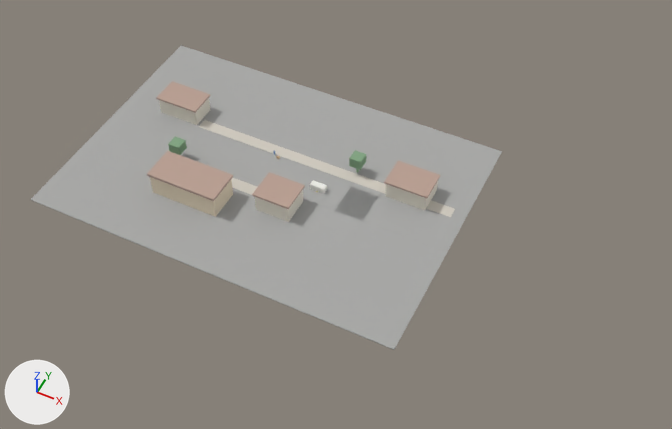
The glTF model Game/Blockout/ouverture-centre-ville.gltf as it was, and as the next commit left it.
Before and after are seen from a 50 mm camera at (128.6, -175.2, 223.6) aimed at (36.7, 8.6, -6.1). Arrows for +X, +Y and +Z are at lower left; the lights stay in place. The older version comes first. Where no turn or scale is listed for an object, it has been applied to the vertices.

In view in the first picture: 'corner_house', 'corner_roof', 'cross_street', 'east_road', 'east_shop', 'east_shop_roof', 'ground', 'school_main', 'school_roof', 'south_sidewalk', 'tree_crown_1', 'tree_crown_2', 'west_shop', 'west_shop_roof' and 2 more.
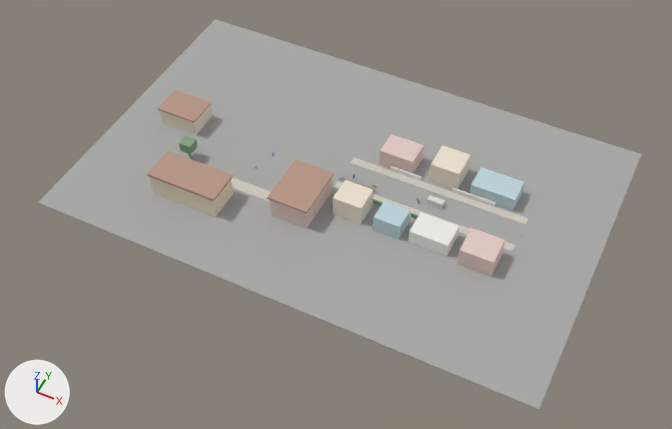
Commit message: Régénérer le blockout en deux plans

Not visible in the pictures: 'child_alley_placeholder', 'k2_placeholder', 'alley_exit_marker'.

What differs and where, as boxes [x1, y1, x2, y2] in the pictures (672 x 429 px):
'ground', moved, rescaled (28% wider, 28% taller): before [30, 45, 502, 350]; after [38, 19, 641, 410]
'east_shop_roof', recoloured, reshaped, moved, rescaled (230% wider, 116% taller): before [384, 161, 440, 198]; after [338, 164, 525, 245]
'corner_roof', recoloured, moved, rescaled (26% wider, 47% taller): before [252, 172, 305, 209]; after [267, 159, 334, 214]
'south_sidewalk', moved, rescaled (29% narrower, 28% shorter): before [199, 120, 455, 217]; after [334, 181, 515, 251]
'east_shop', recoloured, reshaped, moved, rescaled: before [385, 181, 438, 210]; after [351, 158, 528, 225]
'heroine_placeholder', reshaped, moved, rescaled (not visible before): after [457, 228, 505, 277]
'alley_house_south_3', added (pale blue): after [470, 167, 524, 211]
'west_shop_roof', recoloured: [164, 90, 206, 113] in both
'tree_trunk_2', recoloured: [333, 168, 373, 224] in both
'alley_house_south_2', added (pale yellow): after [429, 145, 470, 189]
'corner_house', recoloured, reshaped, moved, rescaled (white to pale pink): before [255, 190, 303, 222]; after [270, 178, 332, 229]
'west_shop', recoloured, moved, rescaled (7% taller): before [159, 98, 210, 125]; after [160, 106, 211, 135]
'tree_crown_1', moved: before [168, 136, 187, 155]; after [179, 136, 198, 155]
'fence_south_2', added: after [452, 187, 496, 206]
'wall_south_1', added: after [390, 166, 422, 181]
'hedge_north_1', added (mostly hidden): after [373, 199, 383, 206]
'ariane_placeholder', unchanged, uncovered by the edit: after [408, 212, 459, 256]

The change, as a list of edits to the scene's bpy script:
```text
Change mat_toit:
    mat_toit.base_color: (0.49, 0.35, 0.29) -> (0.48, 0.31, 0.24)  # beige #baa093 -> beige #b89786
Change me_cube_batiment:
    where me_cube_batiment.from_pydata(...)  # 8 vertices, 12 faces; spans x -0.5..0.5, y -0.5..0.5, z -0.5..0.5
    remove me_cube_batiment.materials.append(mat_batiment)  # white #e7e2d4
    add me_cube_batiment.materials.append(mat_creme)  # pale yellow #ebe1ce
Add me_cube_rose:
    me_cube_rose.from_pydata(...)  # a box spanning x -0.5..0.5, y -0.5..0.5, z -0.5..0.5
    me_cube_rose.materials.append(mat_rose)  # pale pink #e2c8c4
Add me_cube_bleu:
    me_cube_bleu.from_pydata(...)  # a box spanning x -0.5..0.5, y -0.5..0.5, z -0.5..0.5
    me_cube_bleu.materials.append(mat_bleu)  # pale blue #bcd4da
Change ob_ground:
    ob_ground.location: (12.0, 10.0, -0.2) -> (35.0, 20.0, -0.2)
    ob_ground.scale: (130.0, 90.0, 0.3) -> (170.0, 110.0, 0.3)
Change ob_south_sidewalk:
    ob_south_sidewalk.location: (25.0, 21.0, 0.0) -> (64.0, 15.8, 0.0)
    ob_south_sidewalk.scale: (95.0, 4.0, 0.12) -> (62.0, 2.8, 0.12)
Change ob_cross_street:
    ob_cross_street: bpy.data.objects.new('cross_street', me_cube_sol) -> bpy.data.objects.new('cross_street', me_cube_bleu)
Change ob_west_shop:
    ob_west_shop.location: (-31.0, 24.0, 3.2) -> (-28.0, 20.0, 3.2)
    ob_west_shop.scale: (15.0, 9.0, 6.4) -> (14.0, 10.0, 6.4)
Change ob_corner_house:
    ob_corner_house: bpy.data.objects.new('corner_house', me_cube_batiment) -> bpy.data.objects.new('corner_house', me_cube_rose)
    ob_corner_house.location: (21.0, -1.0, 3.4) -> (27.0, 3.0, 4.0)
    ob_corner_house.scale: (12.0, 10.0, 6.8) -> (13.0, 18.0, 8.0)
Change ob_corner_roof:
    ob_corner_roof.location: (21.0, -1.0, 7.1) -> (27.0, 3.0, 8.3)
    ob_corner_roof.scale: (13.0, 11.0, 0.7) -> (14.0, 19.0, 0.7)
Change ob_east_shop:
    ob_east_shop: bpy.data.objects.new('east_shop', me_cube_batiment) -> bpy.data.objects.new('east_shop', me_cube_trottoir)
    ob_east_shop.location: (57.0, 23.0, 3.2) -> (64.0, 28.2, 0.0)
    ob_east_shop.scale: (14.0, 10.0, 6.4) -> (62.0, 2.8, 0.12)
Change ob_east_shop_roof:
    ob_east_shop_roof: bpy.data.objects.new('east_shop_roof', me_cube_toit) -> bpy.data.objects.new('east_shop_roof', me_cube_sol)
    ob_east_shop_roof.location: (57.0, 23.0, 6.7) -> (64.0, 22.0, 0.0)
    ob_east_shop_roof.scale: (15.0, 11.0, 0.6) -> (62.0, 9.0, 0.06)
Change ob_tree_crown_1:
    ob_tree_crown_1.location: (-20.0, 3.0, 5.6) -> (-17.0, 5.0, 5.6)
Change ob_tree_crown_2:
    ob_tree_crown_2: bpy.data.objects.new('tree_crown_2', me_cube_vegetation) -> bpy.data.objects.new('tree_crown_2', me_cube_sol)
Change ob_heroine_placeholder:
    ob_heroine_placeholder: bpy.data.objects.new('heroine_placeholder', me_cube_heroine) -> bpy.data.objects.new('heroine_placeholder', me_cube_rose)
    ob_heroine_placeholder.location: (8.0, 19.0, 0.8) -> (87.0, 7.0, 3.4)
    ob_heroine_placeholder.scale: (0.5, 0.36, 1.66) -> (11.0, 10.0, 6.8)
Change ob_child_placeholder:
    ob_child_placeholder: bpy.data.objects.new('child_placeholder', me_cube_fillette) -> bpy.data.objects.new('child_placeholder', me_cube_rose)
Add ob_alley_exit_marker:
    ob_alley_exit_marker = bpy.data.objects.new('alley_exit_marker', me_cube_repere)
    ob_alley_exit_marker.location = (95.0, 22.0, 0.2)
    ob_alley_exit_marker.scale = (0.5, 0.5, 0.5)
Add ob_k2_placeholder:
    ob_k2_placeholder = bpy.data.objects.new('k2_placeholder', me_cube_k2)  # a box spanning x -0.25..0.25, y -0.18..0.18, z -0.83..0.83; in mat_k2 (grey #a095ad)
    ob_k2_placeholder.location = (61.0, 20.0, 0.8)
Add ob_child_alley_placeholder:
    ob_child_alley_placeholder = bpy.data.objects.new('child_alley_placeholder', me_cube_fillette)
    ob_child_alley_placeholder.location = (60.0, 21.0, 0.6)
    ob_child_alley_placeholder.scale = (0.36, 0.3, 1.24)
Add ob_fence_south_2:
    ob_fence_south_2 = bpy.data.objects.new('fence_south_2', me_cube_blanc)  # a box spanning x -0.5..0.5, y -0.5..0.5, z -0.5..0.5; in mat_blanc (white #ecece7)
    ob_fence_south_2.location = (76.0, 30.0, 0.8)
    ob_fence_south_2.scale = (15.0, 0.5, 1.5)
Add ob_wall_south_1:
    ob_wall_south_1 = bpy.data.objects.new('wall_south_1', me_cube_blanc)  # a box spanning x -0.5..0.5, y -0.5..0.5, z -0.5..0.5; in mat_blanc (white #ecece7)
    ob_wall_south_1.location = (52.0, 30.0, 0.8)
    ob_wall_south_1.scale = (11.0, 0.5, 1.5)
Add ob_hedge_north_1:
    ob_hedge_north_1 = bpy.data.objects.new('hedge_north_1', me_cube_vegetation)
    ob_hedge_north_1.location = (48.0, 13.7, 0.8)
    ob_hedge_north_1.scale = (8.0, 0.5, 1.5)
Add ob_alley_house_south_3:
    ob_alley_house_south_3 = bpy.data.objects.new('alley_house_south_3', me_cube_bleu)
    ob_alley_house_south_3.location = (82.0, 35.0, 2.6)
    ob_alley_house_south_3.scale = (15.0, 9.0, 5.2)
Add ob_alley_house_south_2:
    ob_alley_house_south_2 = bpy.data.objects.new('alley_house_south_2', me_cube_batiment)
    ob_alley_house_south_2.location = (65.0, 36.0, 3.8)
    ob_alley_house_south_2.scale = (10.0, 10.0, 7.6)
```
